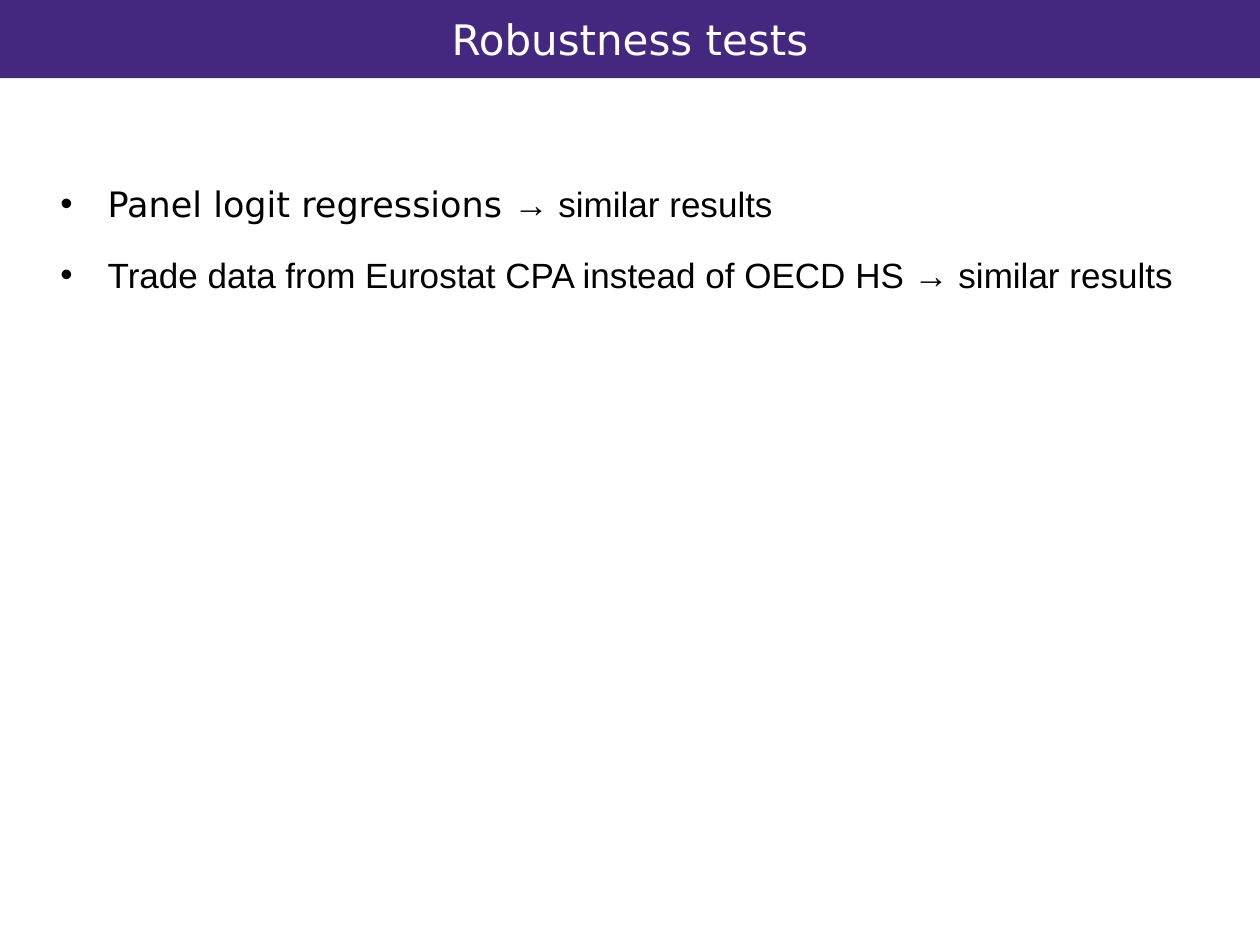
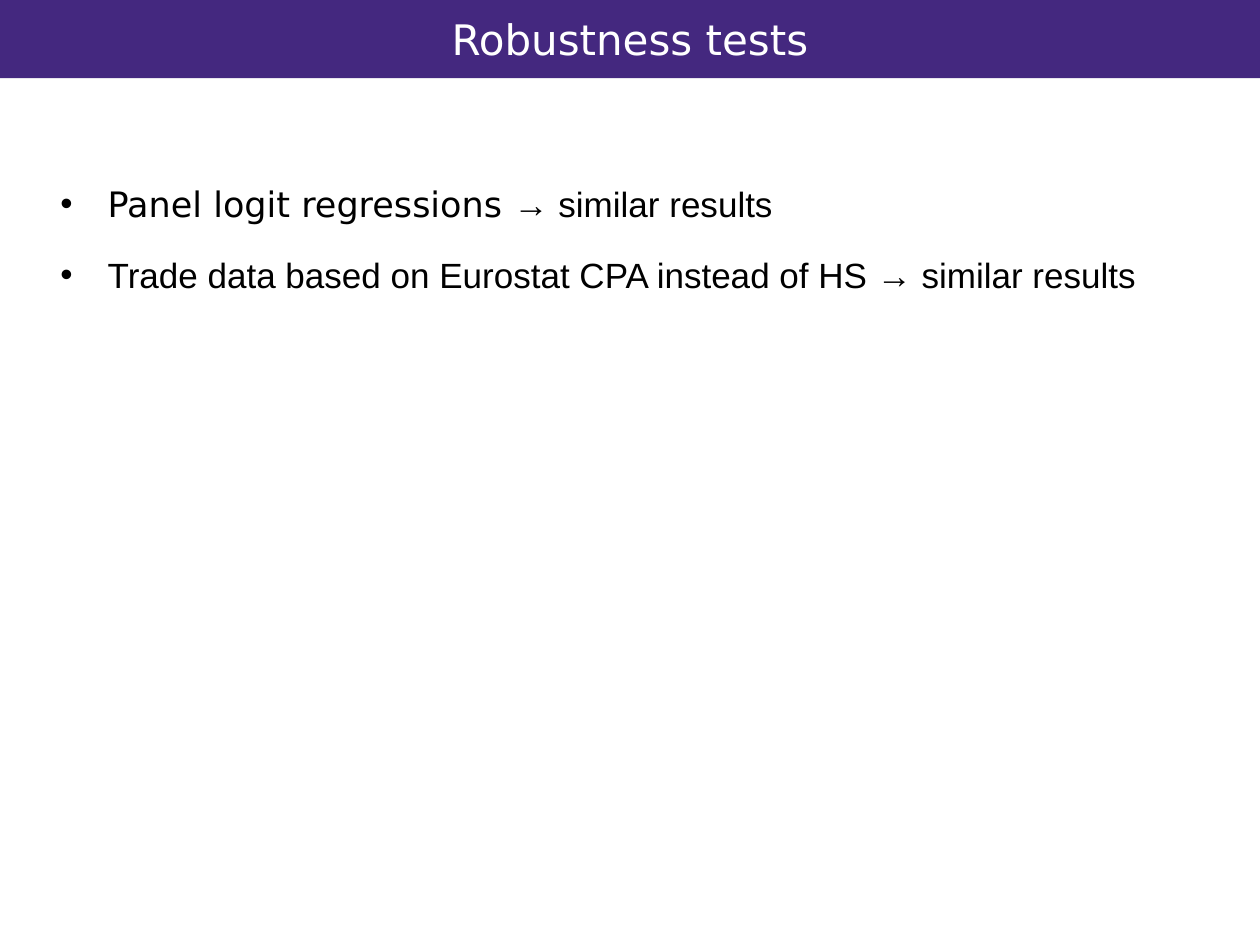
Before and after one commit to vandenEnd/scripts, a slide deck: slide 15 of Resilience.pptx. Drawn at 1260x945 pixels with LibreOffice and Linux fonts; fonts in the diff are those of the drawing; background and template pictures are left out. Boxes give left, top, right and bottom in pixels: in the first picture for what was removed or moved away, otherwise in the second. Text is boxed around its words. In the diff, an @@ line names an element or a change of style, - is before the commit and + after.

```diff
--- a/Resilience.pptx
+++ b/Resilience.pptx
@@ text at [108, 262, 1135, 289]: text changed @@
-• Trade data from Eurostat CPA instead of OECD HS → similar results
+• Trade data based on Eurostat CPA instead of HS → similar results
```
Also in this commit, not shown: 3 other slides changed.
